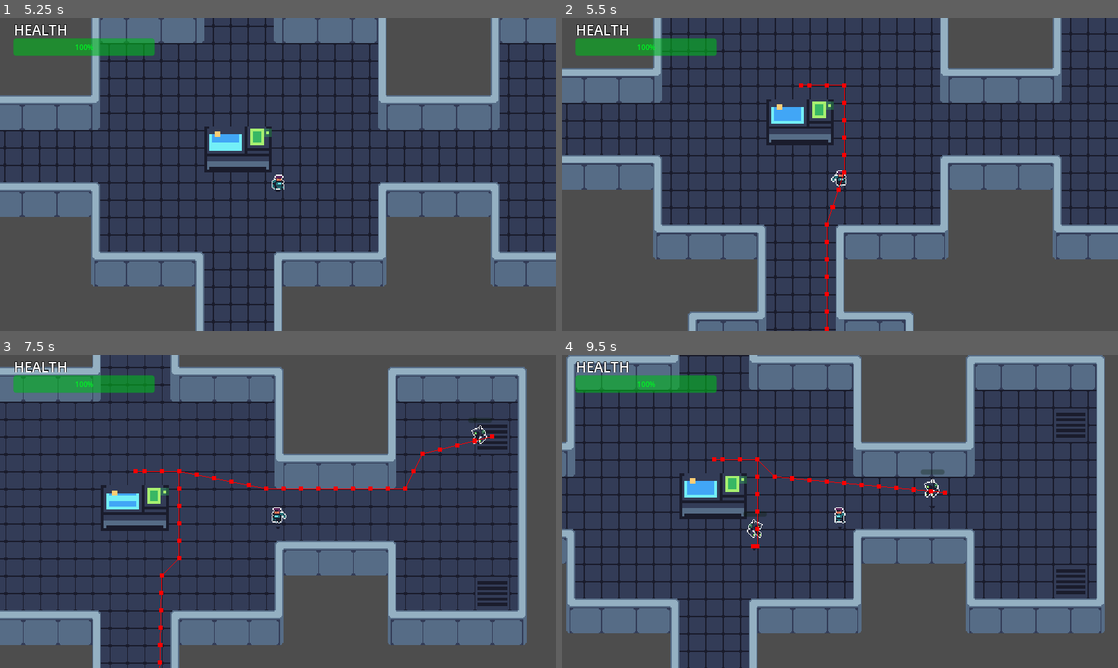
Above: before the commit, frames 1-4 (two rows, left to right).
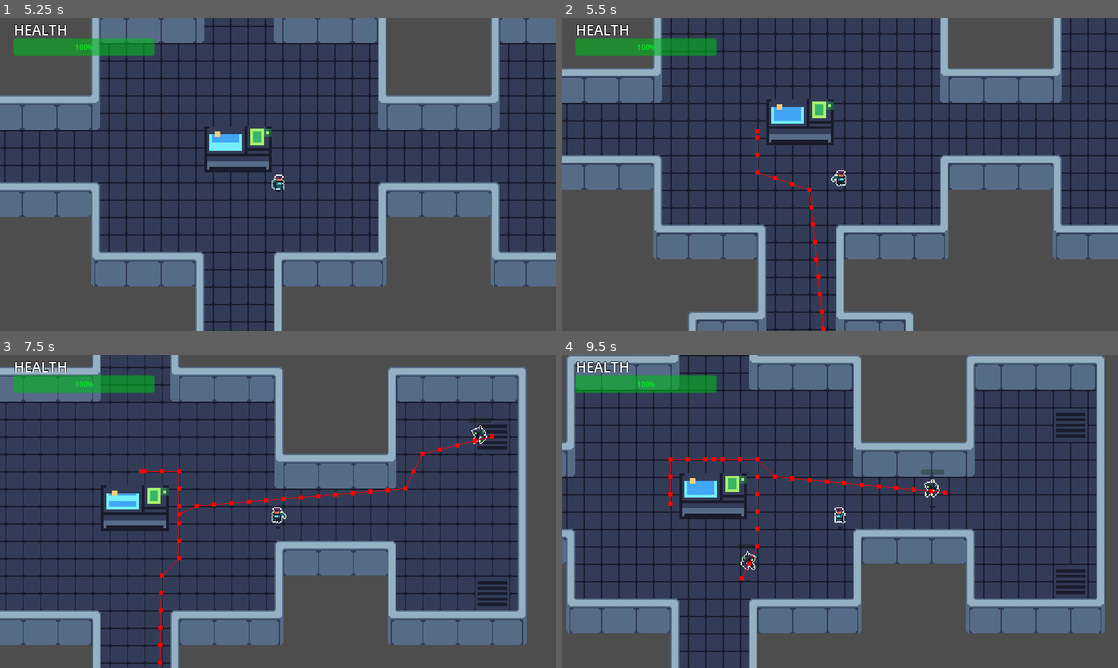
Above: after the commit, the same moments.

Repository: AugustanaCSC380January2024/final-game-solo
Game: Godot game, scene res://Scenes/Game.tscn
Two runs of this game, one before a commit and one after it. Both use one fixed random seed, a clock stepped at 60 frames per second and the inputs below.
Inputs (mouse positions are in pixels of both pictures, inside the frame that each line leads up to):
- Up to frame 1 (5.25 s): tap E (interact) at 0.5, 0.6, 1.55, 2.1, 3.05, 4.35 s; move the mouse to (400, 158) at 0.52 s; hold D (move_right) 0.53-1.28 s; tap Q (temp_start_round) at 0.8, 1.35, 2.3, 3.6, 5.1 s; move the mouse to (166, 190) at 1.27 s; hold S (move_down) 1.28-2.03 s; move the mouse to (333, 105) at 2.02 s; hold D (move_right) 2.03-2.78 s; move the mouse to (250, 237) at 2.77 s; hold W (move_up) 2.78-3.53 s; click (250, 237) at 2.85 s; move the mouse to (444, 221) at 3.52 s; hold A (move_left) 3.53-5.03 s; move the mouse to (111, 127) at 4.27 s; move the mouse to (305, 174) at 5.02 s; hold S (move_down) from 5.03 s (still down)
- Up to frame 2 (5.5 s): keep holding S (move_down)
- Up to frame 3 (7.5 s): move the mouse to (194, 433) at 5.77 s; release S (move_down) at 5.78 s; hold D (move_right) 5.78-6.53 s; tap E (interact) at 5.85 s; move the mouse to (400, 495) at 6.52 s; hold W (move_up) 6.53-7.28 s; click (400, 495) at 6.6 s; tap Q (temp_start_round) at 6.8, 7.35 s; move the mouse to (166, 527) at 7.27 s; hold D (move_right) from 7.28 s (still down)
- Up to frame 4 (9.5 s): tap E (interact) at 7.55, 8.1, 9.05 s; move the mouse to (895, 442) at 8.02 s; release D (move_right) at 8.03 s; hold S (move_down) 8.03-8.78 s; tap Q (temp_start_round) at 8.3, 8.85 s; move the mouse to (812, 574) at 8.77 s; hold A (move_left) from 8.78 s (still down)

Frame 1 is identical in both runs. In frame 2, 0.5% of the frame differs, in the area x 34-52%, y 20-100%; in frame 3, 0.4%; in frame 4, 0.3%.

Commit message:
Enemies stop moving within a square around of the beacon

Diff:
--- a/Scenes/enemy.tscn
+++ b/Scenes/enemy.tscn
@@ -220,7 +220,7 @@
 
 [node name="Enemy" type="CharacterBody2D" groups=["enemy"]]
 collision_layer = 4
-collision_mask = 35
+collision_mask = 39
 motion_mode = 1
 wall_min_slide_angle = 0.0
 script = ExtResource("1_bs184")
--- a/Scripts/default_enemy.gd
+++ b/Scripts/default_enemy.gd
@@ -23,11 +23,14 @@
 @onready var collision_box = get_node("CollisionShape2D")
 
 var player_detection_distance = 20
-var distance_offset = 10
+var distance_offset = 64
+var beacon_location = Vector2.ZERO
 
 func _ready():
 	health_bar.max_value = health
 	set_health_bar()
+	beacon_location = beacon.global_position + Vector2(randf_range(-10,10),randf_range(-10,10))
+
 
 func _physics_process(delta: float):
 	var direction = to_local(navigation_agent.get_next_path_position()).normalized()
@@ -39,7 +42,7 @@
 	if alive:
 		var x_distance_from_beacon = abs(beacon.global_position.x - global_position.x)
 		var y_distance_from_beacon = abs(beacon.global_position.y - global_position.y)
-		if true: #((!(x_distance_from_beacon <= distance_offset || y_distance_from_beacon <= distance_offset)) && global_position - beacon.global_position > Vector2(distance_offset, distance_offset) || player_in_range):
+		if (!((beacon.global_position.x - distance_offset <= global_position.x and global_position.x <= beacon.global_position.x + distance_offset) and (beacon.global_position.y - distance_offset <= global_position.y and global_position.y <= beacon.global_position.y + distance_offset)) || player_in_range):
 			#print("I SHOULD BE SLIDING")
 			move_and_slide()
 			if !animation_player.is_playing():
@@ -56,7 +59,8 @@
 			navigation_agent.target_position = player.global_position
 		else:
 			if x_distance_from_beacon > distance_offset || y_distance_from_beacon > distance_offset:
-				navigation_agent.target_position = beacon.global_position
+
+				navigation_agent.target_position = beacon.global_position + Vector2(randf_range(-10,10),randf_range(-10,10))
 
 func _on_timer_timeout():
 	make_path()
--- a/Scripts/game.gd
+++ b/Scripts/game.gd
@@ -50,12 +50,12 @@
 func clear_spawn_area():
 	spawn_areas.clear()
 
-func spawn_enemies(amount, player, beacon):
+func spawn_enemies(amount, player, beacon, scaling_difficulty):
 	for enemy_num in amount:
 		spawn_timer.start(randf() * 5)
 		await spawn_timer.timeout
 		var random_spawn = spawn_areas.pick_random()
-		random_spawn.spawn_enemy(player, beacon)
+		random_spawn.spawn_enemy(player, beacon, scaling_difficulty)
 		print("Spawning")
 	done_spawning = true
 	print("Done Spawning")
@@ -91,7 +91,7 @@
 		round_label_timer.start()
 		await round_label_timer.timeout
 		round_start_label.visible = false
-		spawn_enemies(first_round_enemy_count * scaling_difficulty, player, beacon)
+		spawn_enemies(first_round_enemy_count * scaling_difficulty, player, beacon, scaling_difficulty)
 
 func test_connection():
 	print("Connection Working")
--- a/Scripts/spawn_area.gd
+++ b/Scripts/spawn_area.gd
@@ -11,10 +11,12 @@
 	enemy_array.append(small_enemy)
 	enemy_array.append(large_enemy)
 
-func spawn_enemy(player, beacon):
+func spawn_enemy(player, beacon, scaling_difficulty):
 	print("enemy spawned")
 	var spawnable_enemy = enemy_array.pick_random().instantiate()
 	spawnable_enemy.scale = Vector2(.6,.6)
+	spawnable_enemy.health = spawnable_enemy.health + .5 * scaling_difficulty
+	spawnable_enemy.base_damage = spawnable_enemy.base_damage + .5 * scaling_difficulty
 	spawnable_enemy.player = player
 	spawnable_enemy.beacon = beacon
 	add_child(spawnable_enemy)
